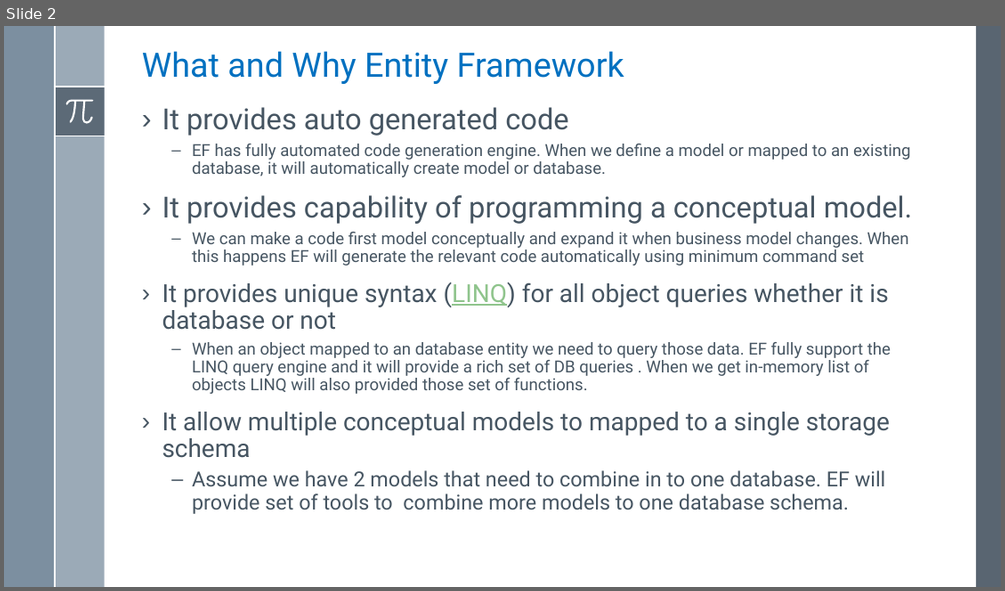
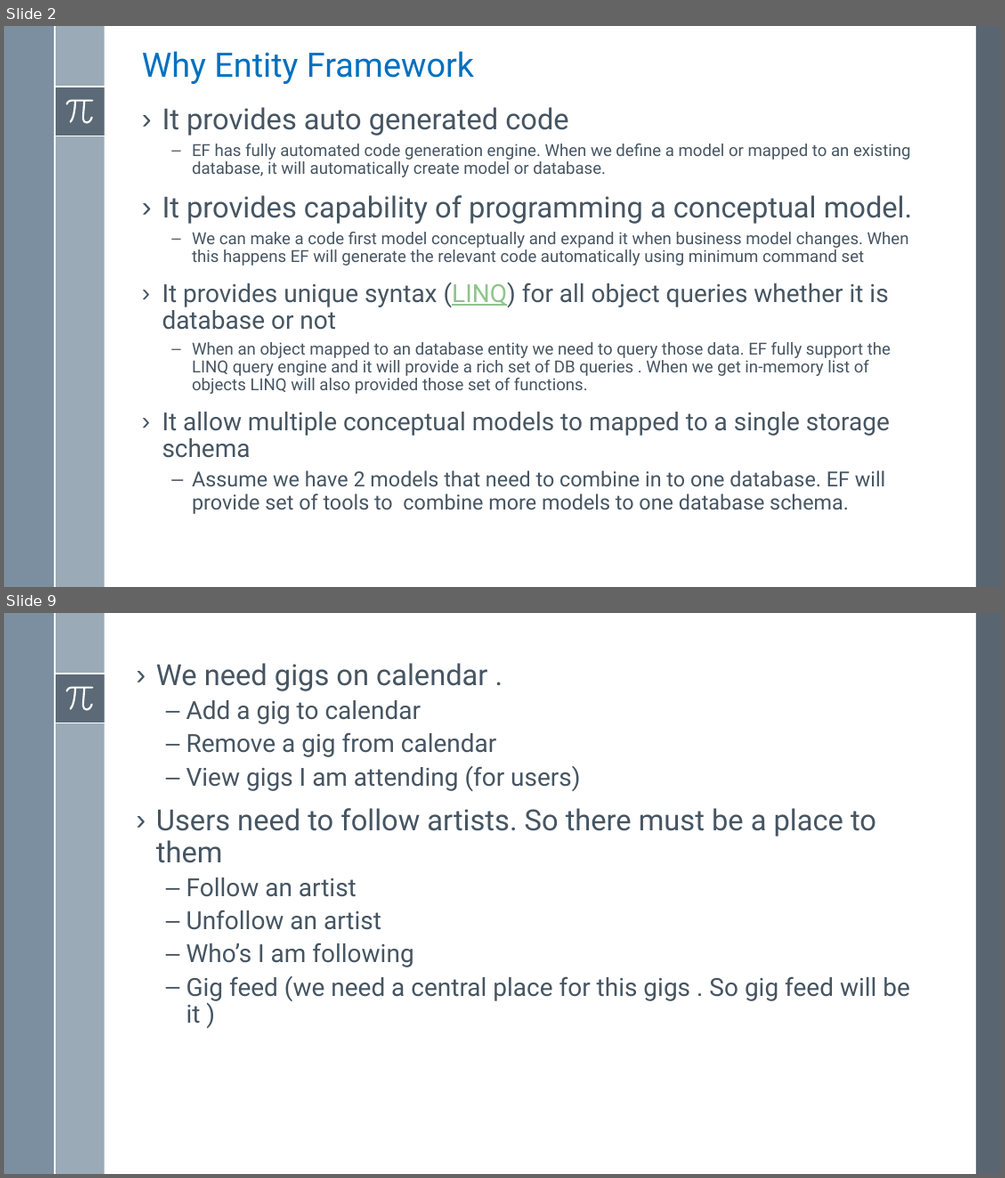
Before and after one commit to asachanxxx/WebApiTraning, a slide deck: Notes/Lesson 1/Lesson 1 - Implement First Bound Context Using Entity Framework.pptx. Shown one above the other, each under a label of ours: slide 2 before the commit, slides 2 and 9 after it; the slides between them are not shown. The pictures are 1005x591 and 1005x1178 pixels, drawn with LibreOffice and Linux fonts; fonts in the diff are those of the drawing. Boxes give left, top, right and bottom in pixels: in the first picture for what was removed or moved away, otherwise in the second. Text is boxed around its words. In the diff, an @@ line names an element or a change of style, - is before the commit and + after.

```diff
--- a/Notes/Lesson 1/Lesson 1 - Implement First Bound Context Using Entity Framework.pptx
+++ b/Notes/Lesson 1/Lesson 1 - Implement First Bound Context Using Entity Framework.pptx
@@ slide 9 added at box(4, 613, 1001, 1174), background #FFFFFF; not listed: 8 template elements that a slide beside it also shows @@
@@ text added at box(156, 663, 910, 1023), 24 pt, text #465562 @@
+› We need gigs on calendar .
+  – Add a gig to calendar
+  – Remove a gig from calendar
+  – View gigs I am attending (for users)
+› Users need to follow artists. So there must be a place to them
+  – Follow an artist
+  – Unfollow an artist
+  – Who’s I am following
+  – Gig feed (we need a central place for this gigs . So gig feed will be it )
@@ slide 2 changed as well @@
@@ title at box(142, 51, 474, 84): text changed @@
-What and Why Entity Framework
+Why Entity Framework
```
Also in this commit, not shown: 2 other slides changed, 17 other slides added, 4 other files.
